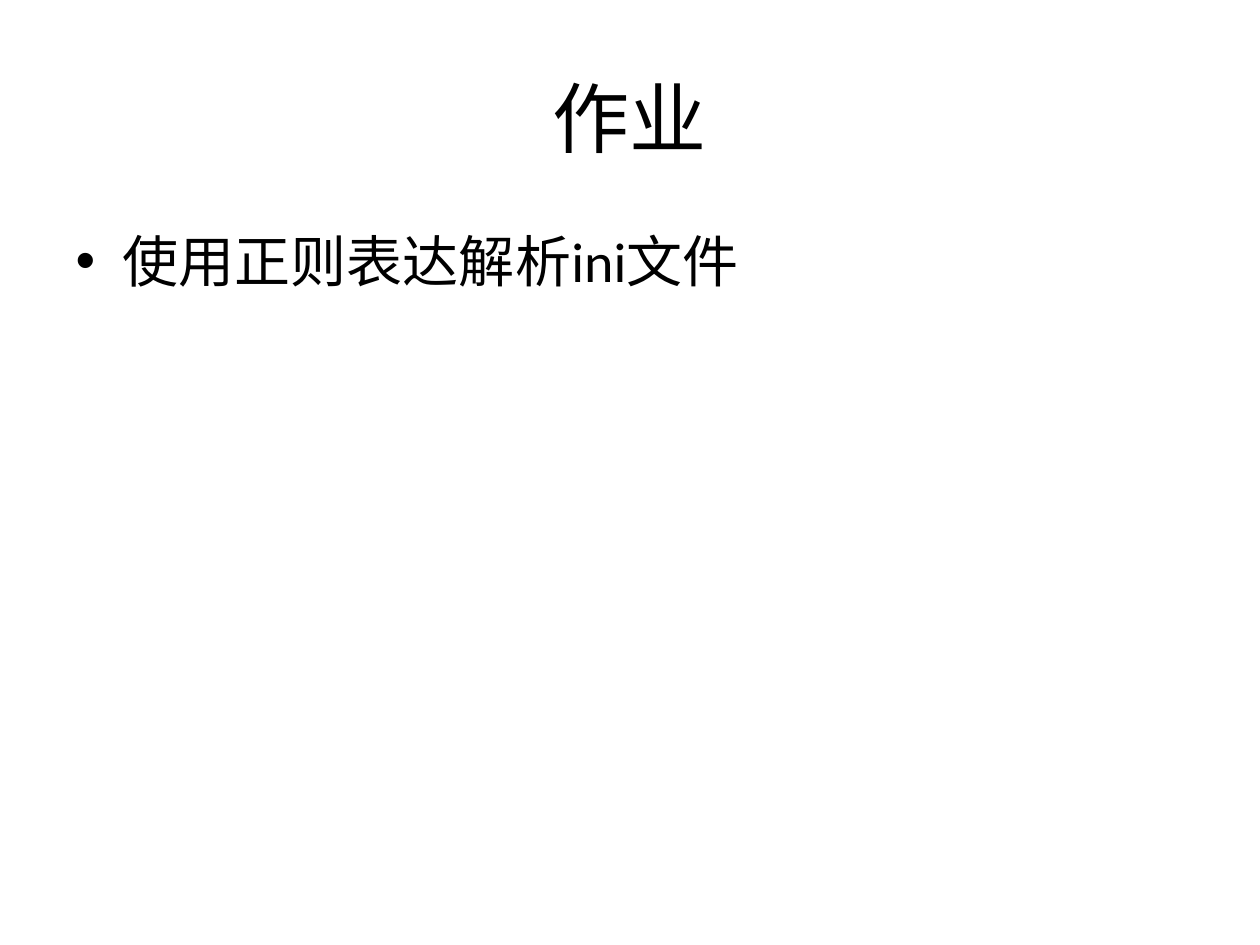
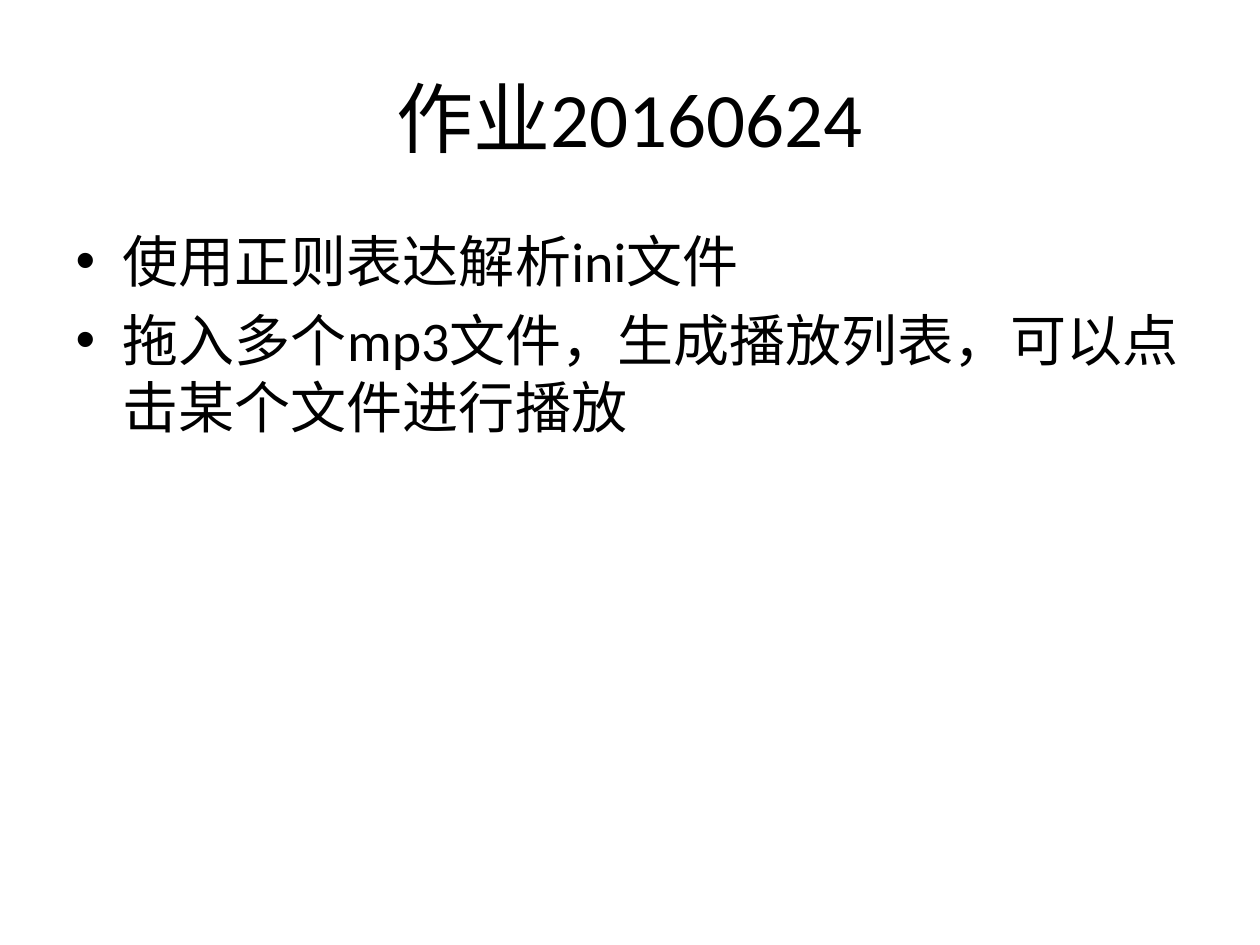
Before and after one commit to plter/HTML5Course20160612, a slide deck: slide 40 of Web前端教学记录.pptx (slide 36 before the commit). Drawn at 1260x945 pixels with LibreOffice and Linux fonts; fonts in the diff are those of the drawing. Boxes give left, top, right and bottom in pixels: in the first picture for what was removed or moved away, otherwise in the second. Text is boxed around its words. In the diff, an @@ line names an element or a change of style, - is before the commit and + after.

Commit message:
提交作业要求

```diff
--- a/Web前端教学记录.pptx
+++ b/Web前端教学记录.pptx
@@ title at [397,82,863,153]: text changed @@
-作业
+作业20160624
@@ text at [123,313,1178,433]: paragraph added @@
+• 拖入多个mp3文件，生成播放列表，可以点击某个文件进行播放
```
Also in this commit, not shown: 1 other slide changed, 1 other file.
